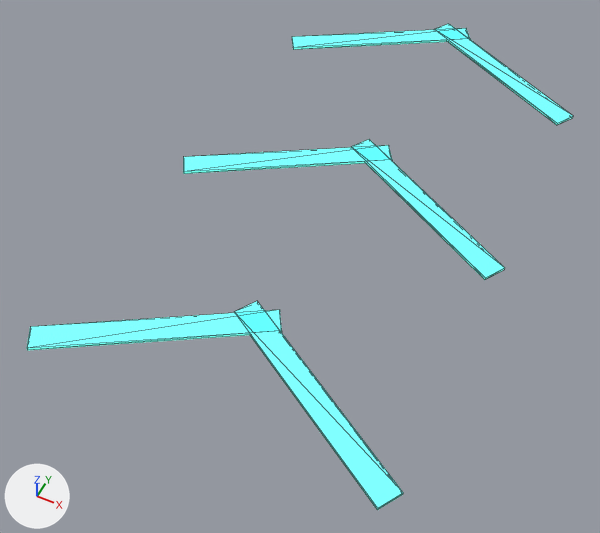
A saved change to the glTF model games/drift-foundry/src/game/art/jump-cue.glb.
Both versions are drawn from a 50 mm camera at (2.8, -7.05, 6.91) aimed at (-0.23, -0.99, -0.67). Every picture has the same lights, and +X, +Y and +Z are marked at lower left. The picture after the commit comes second. Mesh edges are drawn as thin lines. Vertices at exactly the same position are counted once.

In view in the first picture: 'jump-cue'.
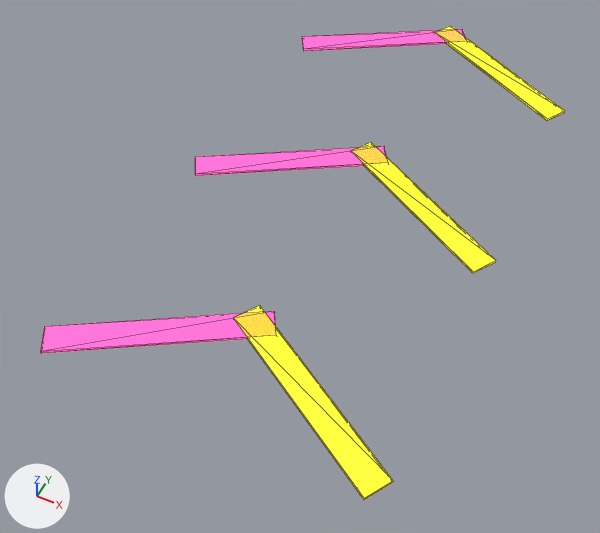
Changed parts and their boxes (x1, y1, x2, y2) in the pictures (600 x 533 px; the box of a moved part takes in the faces that stretch with it):
'jump-cue', reshaped, recoloured: before (27, 24, 573, 510); after (40, 26, 565, 500)
part 1 of me_mesh_0, moved or reshaped: before (27, 24, 573, 510); after (40, 26, 565, 500)
part 2 of me_mesh_0, recoloured: before (292, 24, 573, 125); after (195, 29, 467, 176)
part 3 of me_mesh_0, recoloured: before (183, 145, 392, 174); after (40, 311, 276, 353)
part 4 of me_mesh_0, recoloured (cyan to yellow): before (27, 301, 403, 510); after (234, 142, 496, 500)
part 5 of me_mesh_0, recoloured: before (351, 139, 505, 280); after (434, 26, 565, 121)

Diff of the bpy script that builds the scene:
```diff
--- a/games/drift-foundry/src/game/art/jump-cue.glb.py
+++ b/games/drift-foundry/src/game/art/jump-cue.glb.py
@@ mat_ffd21e @@
+mat_ffd21e = principled_material('*#ffd21e')
+mat_ffd21e.base_color = (1.0, 0.644, 0.013)  # yellow #ffd21e
+mat_ffd21e.metallic = 0.05
+mat_ffd21e.roughness = 0.62
+mat_ffd21e.emission_color = (1.0, 0.644, 0.013)  # yellow #ffd21e
+mat_ffd21e.emission_strength = 1.0
@@ mat_ff4fa0 @@
+mat_ff4fa0 = principled_material('*#ff4fa0')
+mat_ff4fa0.base_color = (1.0, 0.0782, 0.352)  # pink #ff4fa0
+mat_ff4fa0.metallic = 0.05
+mat_ff4fa0.roughness = 0.62
+mat_ff4fa0.emission_color = (1.0, 0.0782, 0.352)  # pink #ff4fa0
+mat_ff4fa0.emission_strength = 1.0
@@ me_mesh_0 @@
 # used by ob_jump_cue; location = (0.0, 0.0, 0.0)
-me_mesh_0.from_pydata(...)  # 48 vertices, 72 faces; spans x -2.08..2.08, y -3.8..3.8, z 0.01..0.04
+me_mesh_0.from_pydata(...)  # 48 vertices, 72 faces; spans x -1.96..1.96, y -3.76..3.76, z 0.01..0.04
+# me_mesh_0 part 1: 48 of 48 vertices moved; they spanned x -2.08..2.08, y -3.8..3.8, z 0.01..0.04 and now span x -1.96..1.96, y -3.76..3.76, z 0.01..0.04; mean shift (0.0, 0.0, 0.0)
+# me_mesh_0 part 2: 24 of the faces centred in x -2.03..2.03, y 2.28..3.72, z 0.01..0.04 switch from mat_5de0ce (cyan #5de0ce, glowing cyan #5de0ce) to mat_ff4fa0 (pink #ff4fa0, glowing pink #ff4fa0)
+# me_mesh_0 part 3: 12 of the faces centred in x -2.03..0.23, y -0.72..0.72, z 0.01..0.04 switch from mat_5de0ce (cyan #5de0ce, glowing cyan #5de0ce) to mat_ff4fa0 (pink #ff4fa0, glowing pink #ff4fa0)
+# me_mesh_0 part 4: 24 of the faces centred in x -2.03..2.03, y -3.72..-2.28, z 0.01..0.04 switch from mat_5de0ce (cyan #5de0ce, glowing cyan #5de0ce) to mat_ffd21e (yellow #ffd21e, glowing yellow #ffd21e)
+# me_mesh_0 part 5: 12 of the faces centred in x -0.23..2.03, y -0.72..0.72, z 0.01..0.04 switch from mat_5de0ce (cyan #5de0ce, glowing cyan #5de0ce) to mat_ffd21e (yellow #ffd21e, glowing yellow #ffd21e)
```
